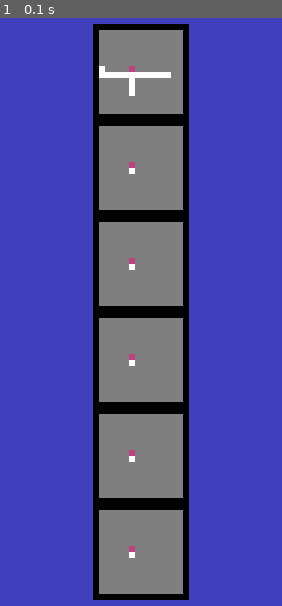
Above: before the commit, frame 1.
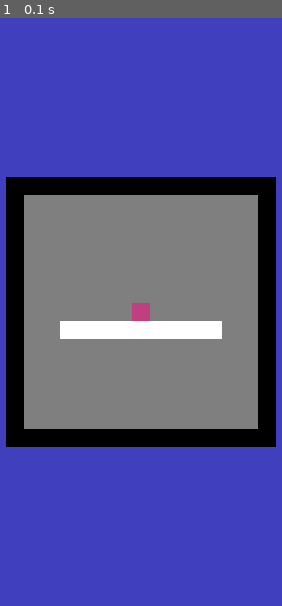
Above: after the commit, the same moment.

Repository: Gamabunta57/golf-lua
Game: LÖVE game, started from main.lua
Two runs of this game, one before a commit and one after it. Both use one fixed random seed, a clock stepped at 60 frames per second and the inputs below.
Inputs:
- Up to frame 1 (0.1 s): no input

The runs differ from the first frame. In frame 1, 52% of the frame differs, in the area x 2-98%, y 1-99%.

Commit message:
TMP: implement a fake corridor system to prepare room carving

Diff:
--- a/main.lua
+++ b/main.lua
@@ -3,7 +3,7 @@
 
 local seed = os.time()
 
-local CELL_SIZE = 6
+local CELL_SIZE = 18
 local map = nil
 local tileSet = nil
 local generator = nil
@@ -23,7 +23,7 @@
 local wasSPressed = false
 
 function regenerateMap()
-    map = Map:new(16, 16, 6)
+    map = Map:new(15, 15, 1)
     love.math.setRandomSeed(seed)
     generator = Generator:new(map, prng)
     generator:generateMap(maxStepCount)
--- a/src/generators/generator.lua
+++ b/src/generators/generator.lua
@@ -17,7 +17,8 @@
 
 function Generator:generateMap(maxStepCount)
     self:_initialise()
-    self:_buildCorridors(maxStepCount)
+    -- self:_buildCorridors(maxStepCount)
+    self:_buildFakeCorridors(maxStepCount)
 end
 
 function Generator:_initialise()
@@ -81,6 +82,24 @@
     end
 end
 
+function Generator:_buildFakeCorridors(maxStepCount)
+    -- force elevator to the center
+    local width = self.map.width
+    local height = self.map.height
+
+    local centerIndex = math.ceil(width * height / 2)
+    local corridorIndex = centerIndex + width
+
+    self.map.floorCells[1][centerIndex].tileRef = Cell.ELEVATOR
+    self.map.floorCells[1][corridorIndex].tileRef = Cell.CORRIDOR
+
+    local distanceToCarveCorridor = (width / 2) - 3
+    for i = 1, distanceToCarveCorridor do
+        self.map.floorCells[1][corridorIndex + i].tileRef = Cell.CORRIDOR
+        self.map.floorCells[1][corridorIndex - i].tileRef = Cell.CORRIDOR
+    end
+end
+
 function Generator:_getMaxDistanceFromCellInDirection(floorCells, cellIndex, stepInDirection)
     local maxDistance = 0
     local cellIndex = cellIndex + stepInDirection
